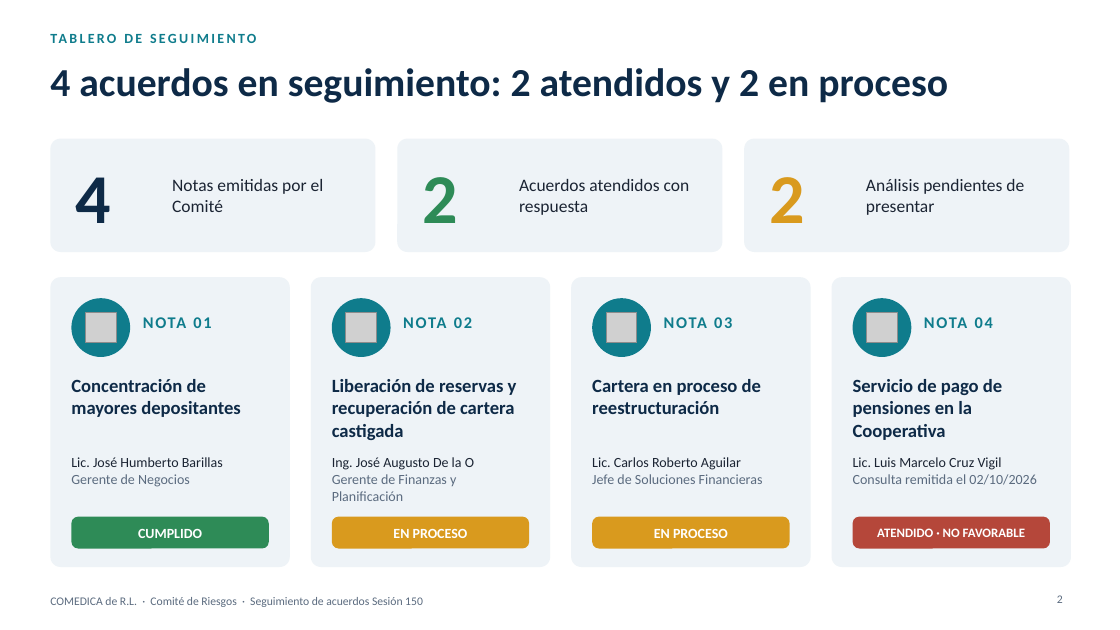
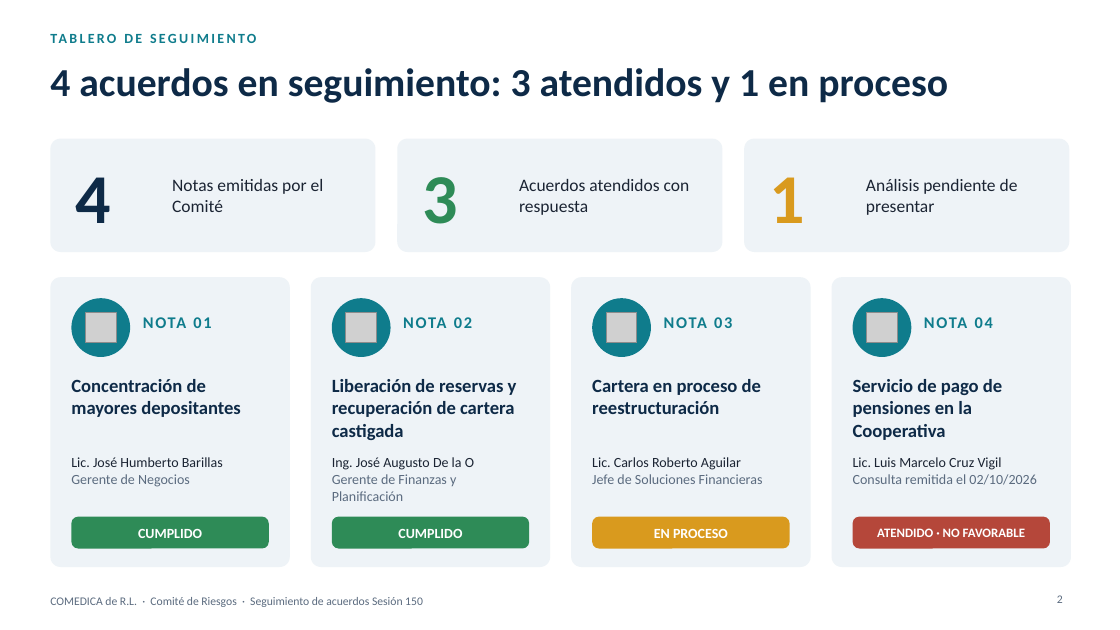
Before and after one commit to menjivar201280/riesgo, a slide deck: slide 2 of seguimiento-comite-riesgos-sesion-150/Seguimiento_Acuerdos_Comite_Riesgo_Sesion_150.pptx. Drawn at 1120x630 pixels with LibreOffice and Linux fonts; fonts in the diff are those of the drawing; grey boxes stand for pictures. Boxes give left, top, right and bottom in pixels: in the first picture for what was removed or moved away, otherwise in the second. Text is boxed around its words. In the diff, an @@ line names an element or a change of style, - is before the commit and + after.

```diff
--- a/seguimiento-comite-riesgos-sesion-150/Seguimiento_Acuerdos_Comite_Riesgo_Sesion_150.pptx
+++ b/seguimiento-comite-riesgos-sesion-150/Seguimiento_Acuerdos_Comite_Riesgo_Sesion_150.pptx
@@ title at bbox=[50, 68, 948, 103]: text changed @@
-4 acuerdos en seguimiento: 2 atendidos y 2 en proceso
+4 acuerdos en seguimiento: 3 atendidos y 1 en proceso
@@ text at bbox=[422, 177, 457, 224]: text changed @@
-2
+3
@@ text at bbox=[769, 177, 804, 223]: text changed @@
-2
+1
@@ text at bbox=[866, 179, 1018, 215]: text changed @@
-Análisis pendientes de presentar
+Análisis pendiente de presentar
@@ rounded rectangle "CUMPLIDO" at bbox=[332, 517, 529, 549]: fill #D99A1E to #2E8B57 @@
@@ text in rounded rectangle at bbox=[398, 529, 462, 538]: text changed @@
-EN PROCESO
+CUMPLIDO
```
Also in this commit, not shown: 3 other slides changed, 1 other file.
